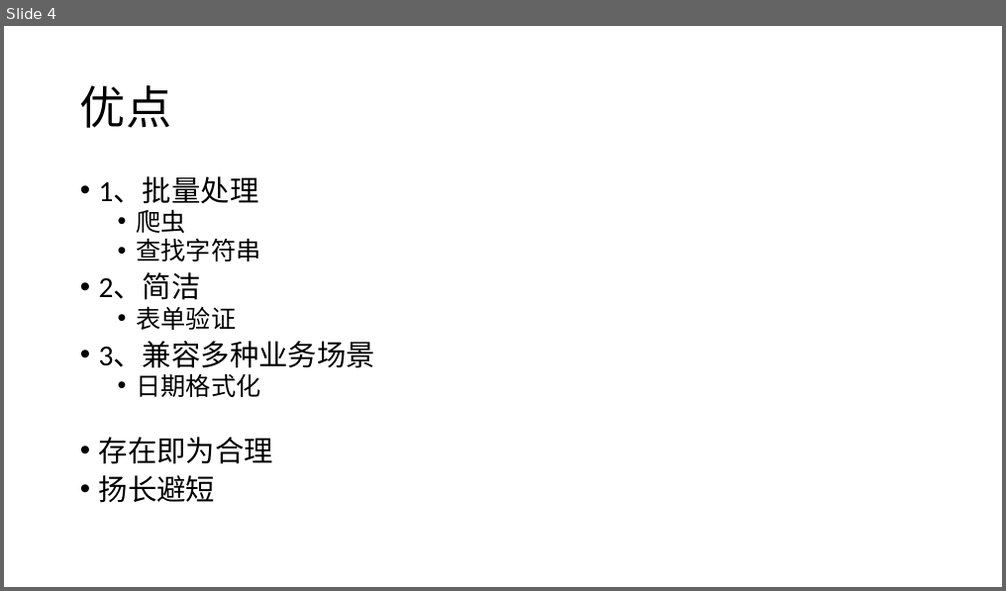
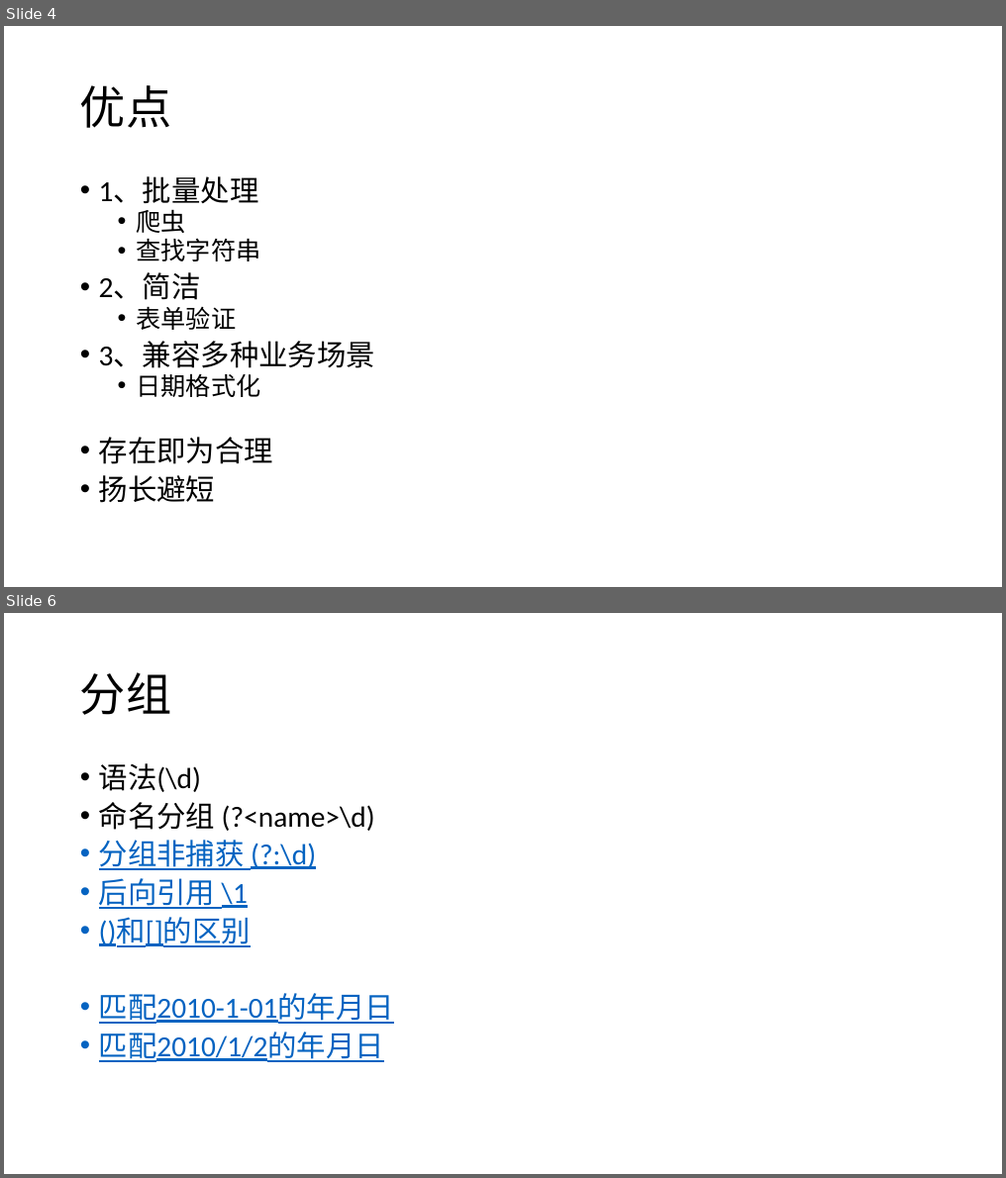
Before and after one commit to 382615666/note, a slide deck: 科普.pptx. Shown one above the other, each under a label of ours: slide 4 before the commit, slides 4 and 6 after it; the slides between them are not shown. The pictures are 1006x591 and 1006x1178 pixels, drawn with LibreOffice and Linux fonts; fonts in the diff are those of the drawing. Boxes give left, top, right and bottom in pixels: in the first picture for what was removed or moved away, otherwise in the second. Text is boxed around its words. In the diff, an @@ line names an element or a change of style, - is before the commit and + after.

```diff
--- a/科普.pptx
+++ b/科普.pptx
@@ slide 6 added at [4, 613, 1002, 1174], background #FFFFFF @@
@@ title added at [80, 672, 171, 715], 44 pt, text #000000 @@
+分组
@@ text added at [99, 763, 394, 1062], 28 pt, text #0563C1, underline @@
+• 语法(\d)
+• 命名分组 (?<name>\d)
+• 分组非捕获 (?:\d)
+• 后向引用 \1
+• ()和[]的区别
+• 匹配2010-1-01的年月日
+• 匹配2010/1/2的年月日
```
Also in this commit, not shown: 4 slides changed, 10 other slides added, 1 other file.
